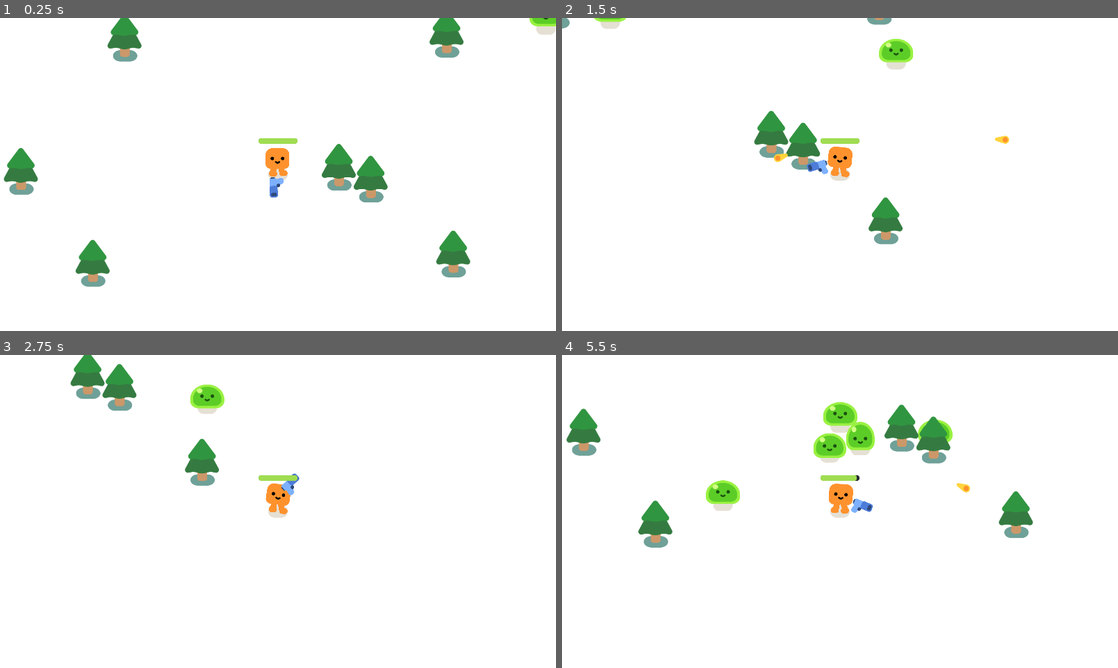
Above: before the commit, frames 1-4 (two rows, left to right).
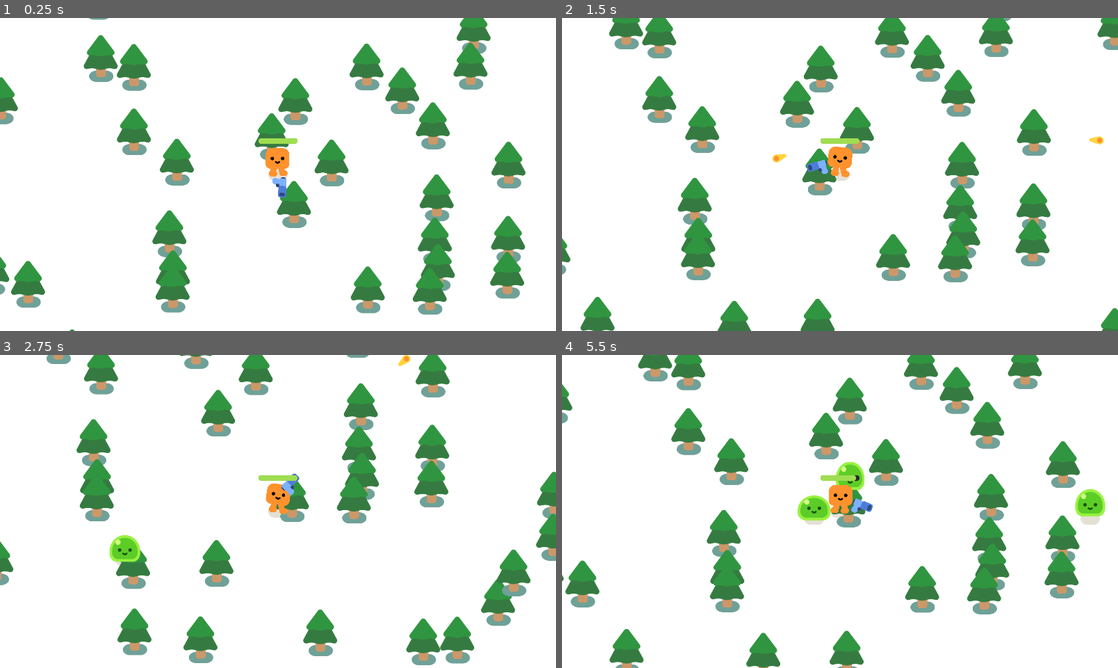
Above: after the commit, the same moments.

Repository: nathanvarghese/2DShooter-GDQuest
Game: Godot game, scene res://scenes/pro_gen_world.tscn
The game is run twice, just before and just after one commit, with the same random seed, the same clock (stepped at 60 frames per second) and the same inputs. Before the commit the project starts from res://survivor.tscn.
Inputs (mouse positions are in pixels of both pictures, inside the frame that each line leads up to):
- Up to frame 1 (0.25 s): no input
- Up to frame 2 (1.5 s): move the mouse to (962, 158) at 0.52 s; hold D (move_right) 0.53-1.28 s; click (962, 158) at 0.6 s; move the mouse to (728, 190) at 1.27 s; hold S (move_down) from 1.28 s (still down); click (728, 190) at 1.35 s
- Up to frame 3 (2.75 s): move the mouse to (333, 442) at 2.02 s; release S (move_down) at 2.03 s; hold D (move_right) from 2.03 s (still down); click (333, 442) at 2.1 s
- Up to frame 4 (5.5 s): move the mouse to (812, 574) at 2.77 s; release D (move_right) at 2.78 s; hold W (move_up) 2.78-3.53 s; click (812, 574) at 2.85 s; move the mouse to (1006, 558) at 3.52 s; hold A (move_left) 3.53-5.03 s; click (1006, 558) at 3.6 s; move the mouse to (673, 464) at 4.27 s; click (673, 464) at 4.35 s; move the mouse to (867, 511) at 5.02 s; hold S (move_down) from 5.03 s (still down); click (867, 511) at 5.1 s

The runs differ from the first frame. In frame 1, 18% of the frame differs, in the area x 0-100%, y 0-100%; in frame 2, 16%; in frame 3, 16%; in frame 4, 20%, in the area x 0-98%, y 0-100%.

Commit message:
progen trees working + enemies - gameover and endgame

Diff:
--- a/2d-project-assets/Scripts/gun.gd
+++ b/2d-project-assets/Scripts/gun.gd
@@ -13,7 +13,7 @@
 		shoot()
 
 func shoot():
-	const BULLET = preload("res://bullet.tscn")
+	const BULLET = preload("res://scenes/bullet.tscn")
 	var new_bullet = BULLET.instantiate()
 	new_bullet.global_transform = %ShootingPoint.global_transform
 	%ShootingPoint.add_child(new_bullet)
--- a/2d-project-assets/Scripts/mob.gd
+++ b/2d-project-assets/Scripts/mob.gd
@@ -1,8 +1,8 @@
 extends CharacterBody2D
 
-var health = 3
+var health = 2
 
-@onready var player = get_node("/root/Game/Player")
+@onready var player = get_node("/root/pro-gen-world/Player")
 
 func _ready():
 	%Slime.play_walk()
--- /dev/null
+++ b/2d-project-assets/Scripts/pro_gen_world.gd
@@ -0,0 +1,66 @@
+extends Node2D
+
+@export var noise_height_text : NoiseTexture2D
+@export var chunk_size := 1024
+@export var tree_spacing := 64
+@export var noise_threshold := 0.25
+
+var noise : Noise
+var loaded_chunks = {}
+
+func _ready():
+	noise = noise_height_text.noise
+
+func _process(_delta):
+	var player = %Player
+	var chunk_x = floor(player.global_position.x / chunk_size)
+	var chunk_y = floor(player.global_position.y / chunk_size)
+
+	var current_chunk = Vector2i(chunk_x, chunk_y)
+	update_chunks(current_chunk)
+
+func update_chunks(center_chunk):
+	var render_distance = 2
+
+	for x in range( center_chunk.x - render_distance, center_chunk.x + render_distance + 1 ):
+		for y in range( center_chunk.y - render_distance, center_chunk.y + render_distance + 1 ):
+			var chunk = Vector2i(x, y)
+
+			if !loaded_chunks.has(chunk):
+				generate_chunk(chunk)
+
+
+func generate_chunk(chunk : Vector2i):
+	const TREE = preload("res://scenes/tree.tscn")
+	var chunk_node = Node2D.new()
+	add_child(chunk_node)
+	loaded_chunks[chunk] = chunk_node
+
+	var start_x = chunk.x * chunk_size
+	var start_y = chunk.y * chunk_size
+
+	for x in range(0, chunk_size, tree_spacing):
+		for y in range(0, chunk_size, tree_spacing):
+			var world_x = start_x + x
+			var world_y = start_y + y
+			var value = noise.get_noise_2d( world_x, world_y )
+
+			if value > noise_threshold:
+				var tree_instance = TREE.instantiate()
+
+
+				tree_instance.position = Vector2( world_x + randf_range(-20, 20), world_y + randf_range(-20, 20) )
+				chunk_node.add_child(tree_instance)
+
+func spawn_mob():
+	var new_mob = preload("res://scenes/mob.tscn").instantiate()
+	%PathFollow2D.progress_ratio = randf()
+	new_mob.global_position = %PathFollow2D.global_position
+	add_child(new_mob)
+
+func _on_timer_timeout() -> void:
+	spawn_mob()
+
+func _on_player_health_depleted() -> void:
+	%GameOver.visible = true
+	get_tree().paused = true
--- a/2d-project-assets/Scripts/survivor.gd
+++ b/2d-project-assets/Scripts/survivor.gd
@@ -7,7 +7,7 @@
 	spawn_mob()
 
 func spawn_mob():
-	var new_mob = preload("res://mob.tscn").instantiate()
+	var new_mob = preload("res://scenes/mob.tscn").instantiate()
 	%PathFollow2D.progress_ratio = randf()
 	new_mob.global_position = %PathFollow2D.global_position
 	add_child(new_mob)
--- a/2d-project-assets/project.godot
+++ b/2d-project-assets/project.godot
@@ -75,7 +75,7 @@
 [application]
 
 config/name="2D Shooter (GDQuest)"
-run/main_scene="uid://chmxu4gxkakq0"
+run/main_scene="uid://besg2bjwb342t"
 config/features=PackedStringArray("4.6", "Forward Plus")
 config/icon="res://icon.png"
 
--- a/2d-project-assets/bullet.tscn
+++ b/2d-project-assets/scenes/bullet.tscn
@@ -1,7 +1,7 @@
 [gd_scene format=3 uid="uid://b5ixw66oaedki"]
 
-[ext_resource type="Texture2D" uid="uid://bd4rrqj72amnx" path="res://pistol/projectile.png" id="1_v7oki"]
-[ext_resource type="Script" uid="uid://cfjvwhypwf5h5" path="res://Scripts/bullet.gd" id="1_v8qja"]
+[ext_resource type="Script" uid="uid://cfjvwhypwf5h5" path="res://scripts/bullet.gd" id="1_y25gk"]
+[ext_resource type="Texture2D" uid="uid://bd4rrqj72amnx" path="res://pistol/projectile.png" id="2_l5glv"]
 
 [sub_resource type="CircleShape2D" id="CircleShape2D_v7oki"]
 radius = 17.0
@@ -11,12 +11,12 @@
 rotation = 0.4820349
 collision_layer = 0
 collision_mask = 3
-script = ExtResource("1_v8qja")
+script = ExtResource("1_y25gk")
 
 [node name="Projectile" type="Sprite2D" parent="." unique_id=852653566]
 position = Vector2(-10.999999, -1)
 rotation = 0.010612916
-texture = ExtResource("1_v7oki")
+texture = ExtResource("2_l5glv")
 
 [node name="CollisionShape2D" type="CollisionShape2D" parent="." unique_id=1946641305]
 shape = SubResource("CircleShape2D_v7oki")
--- a/2d-project-assets/gun.tscn
+++ b/2d-project-assets/scenes/gun.tscn
@@ -1,6 +1,6 @@
 [gd_scene format=3 uid="uid://eugi4rte6e8v"]
 
-[ext_resource type="Script" uid="uid://bpyfw0mh6bsnv" path="res://Scripts/gun.gd" id="1_dk5gl"]
+[ext_resource type="Script" uid="uid://bpyfw0mh6bsnv" path="res://scripts/gun.gd" id="1_dk5gl"]
 [ext_resource type="Texture2D" uid="uid://coon1w77o334i" path="res://pistol/pistol.png" id="1_vk1bi"]
 
 [sub_resource type="CircleShape2D" id="CircleShape2D_bttkv"]
@@ -25,5 +25,5 @@
 
 [node name="ShootingPoint" type="Marker2D" parent="WeaponPivot/Pistol" unique_id=1790390698]
 unique_name_in_owner = true
-position = Vector2(26.18568, -11.589236)
+position = Vector2(31.11036, -11.710923)
 rotation = 0.028710827
--- a/2d-project-assets/mob.tscn
+++ b/2d-project-assets/scenes/mob.tscn
@@ -1,7 +1,7 @@
 [gd_scene format=3 uid="uid://y38gte5o0xf8"]
 
 [ext_resource type="PackedScene" uid="uid://ogik4s70pgwl" path="res://characters/slime/slime.tscn" id="1_dy6sc"]
-[ext_resource type="Script" uid="uid://d07l5xwryn2cx" path="res://Scripts/mob.gd" id="1_nokgg"]
+[ext_resource type="Script" uid="uid://d07l5xwryn2cx" path="res://scripts/mob.gd" id="1_nokgg"]
 
 [sub_resource type="CircleShape2D" id="CircleShape2D_nokgg"]
 radius = 51.0
--- a/2d-project-assets/player.tscn
+++ b/2d-project-assets/scenes/player.tscn
@@ -1,8 +1,8 @@
 [gd_scene format=3 uid="uid://c1sx7bic4uhdj"]
 
 [ext_resource type="PackedScene" uid="uid://pbmyh1qru7p" path="res://characters/happy_boo/happy_boo.tscn" id="1_4flbx"]
-[ext_resource type="Script" uid="uid://yh2ao5or56lq" path="res://Scripts/player.gd" id="1_onrkg"]
-[ext_resource type="PackedScene" uid="uid://eugi4rte6e8v" path="res://gun.tscn" id="3_i3pqv"]
+[ext_resource type="Script" uid="uid://yh2ao5or56lq" path="res://scripts/player.gd" id="1_onrkg"]
+[ext_resource type="PackedScene" uid="uid://eugi4rte6e8v" path="res://scenes/gun.tscn" id="3_i3pqv"]
 
 [sub_resource type="CircleShape2D" id="CircleShape2D_onrkg"]
 radius = 40.112343
--- /dev/null
+++ b/2d-project-assets/scenes/pro_gen_world.tscn
@@ -0,0 +1,89 @@
+[gd_scene format=3 uid="uid://besg2bjwb342t"]
+
+[ext_resource type="Script" uid="uid://bw4fjgt6quyyq" path="res://scripts/pro_gen_world.gd" id="1_mayth"]
+[ext_resource type="PackedScene" uid="uid://c1sx7bic4uhdj" path="res://scenes/player.tscn" id="2_2p2ql"]
+
+[sub_resource type="Gradient" id="Gradient_2p2ql"]
+interpolation_mode = 1
+offsets = PackedFloat32Array(0, 0.22446406, 0.41361916, 1)
+colors = PackedColorArray(0, 0, 0, 1, 0, 0, 0, 1, 1, 1, 1, 1, 0, 0, 0, 1)
+
+[sub_resource type="FastNoiseLite" id="FastNoiseLite_ovin1"]
+frequency = 0.0064
+
+[sub_resource type="NoiseTexture2D" id="NoiseTexture2D_2p2ql"]
+noise = SubResource("FastNoiseLite_ovin1")
+color_ramp = SubResource("Gradient_2p2ql")
+
+[sub_resource type="Curve2D" id="Curve2D_2p2ql"]
+_data = {
+"points": PackedVector2Array(0, 0, 0, 0, -71, -80, 0, 0, 0, 0, 2199, -79, 0, 0, 0, 0, 2199, 1222, 0, 0, 0, 0, -71, 1239, 0, 0, 0, 0, -71, -80)
+}
+point_count = 5
+
+[sub_resource type="FontVariation" id="FontVariation_2p2ql"]
+
+[node name="pro-gen-world" type="Node2D" unique_id=201843959]
+y_sort_enabled = true
+script = ExtResource("1_mayth")
+noise_height_text = SubResource("NoiseTexture2D_2p2ql")
+tree_spacing = 120
+noise_threshold = 0.3
+
+[node name="CanvasLayer" type="CanvasLayer" parent="." unique_id=2090171374]
+layer = -30
+
+[node name="ColorRect" type="ColorRect" parent="CanvasLayer" unique_id=2003877901]
+anchors_preset = 15
+anchor_right = 1.0
+anchor_bottom = 1.0
+grow_horizontal = 2
+grow_vertical = 2
+
+[node name="Player" parent="." unique_id=607870439 instance=ExtResource("2_2p2ql")]
+unique_name_in_owner = true
+position = Vector2(956, 547)
+
+[node name="Path2D" type="Path2D" parent="Player" unique_id=1683617122]
+position = Vector2(-1043, -601)
+curve = SubResource("Curve2D_2p2ql")
+
+[node name="PathFollow2D" type="PathFollow2D" parent="Player/Path2D" unique_id=1323357962]
+unique_name_in_owner = true
+position = Vector2(-71, -80)
+rotation = 0.00044052862
+
+[node name="Timer" type="Timer" parent="." unique_id=748109300]
+wait_time = 1.5
+autostart = true
+
+[node name="GameOver" type="CanvasLayer" parent="." unique_id=556243579]
+unique_name_in_owner = true
+visible = false
+
+[node name="ColorRect" type="ColorRect" parent="GameOver" unique_id=535477639]
+anchors_preset = 15
+anchor_right = 1.0
+anchor_bottom = 1.0
+grow_horizontal = 2
+grow_vertical = 2
+color = Color(0, 0, 0, 0.65882355)
+
+[node name="Label" type="Label" parent="GameOver/ColorRect" unique_id=224844243]
+layout_mode = 1
+anchors_preset = 8
+anchor_left = 0.5
+anchor_top = 0.5
+anchor_right = 0.5
+anchor_bottom = 0.5
+offset_left = -43.5
+offset_top = -11.5
+offset_right = 43.5
+offset_bottom = 11.5
+grow_horizontal = 2
+grow_vertical = 2
+theme_override_fonts/font = SubResource("FontVariation_2p2ql")
+theme_override_font_sizes/font_size = 174
+text = "Game Over"
+
+[connection signal="timeout" from="Timer" to="." method="_on_timer_timeout"]
--- a/2d-project-assets/survivor.tscn
+++ b/2d-project-assets/scenes/survivor.tscn
@@ -1,8 +1,8 @@
 [gd_scene format=3 uid="uid://chmxu4gxkakq0"]
 
-[ext_resource type="Script" uid="uid://c2upl1yi8dqjv" path="res://Scripts/survivor.gd" id="1_6j5px"]
-[ext_resource type="PackedScene" uid="uid://c1sx7bic4uhdj" path="res://player.tscn" id="1_ad23f"]
-[ext_resource type="PackedScene" uid="uid://c0gpy0pye4jr6" path="res://tree.tscn" id="2_b6u8a"]
+[ext_resource type="Script" uid="uid://c2upl1yi8dqjv" path="res://scripts/survivor.gd" id="1_6j5px"]
+[ext_resource type="PackedScene" uid="uid://c1sx7bic4uhdj" path="res://scenes/player.tscn" id="1_ad23f"]
+[ext_resource type="PackedScene" uid="uid://c0gpy0pye4jr6" path="res://scenes/tree.tscn" id="2_b6u8a"]
 
 [sub_resource type="Curve2D" id="Curve2D_6ttbs"]
 _data = {
Not shown, added: 2d-project-assets/Scripts/pro_gen_world.gd.uid
Renamed: 2d-project-assets/tree.tscn -> 2d-project-assets/scenes/tree.tscn
